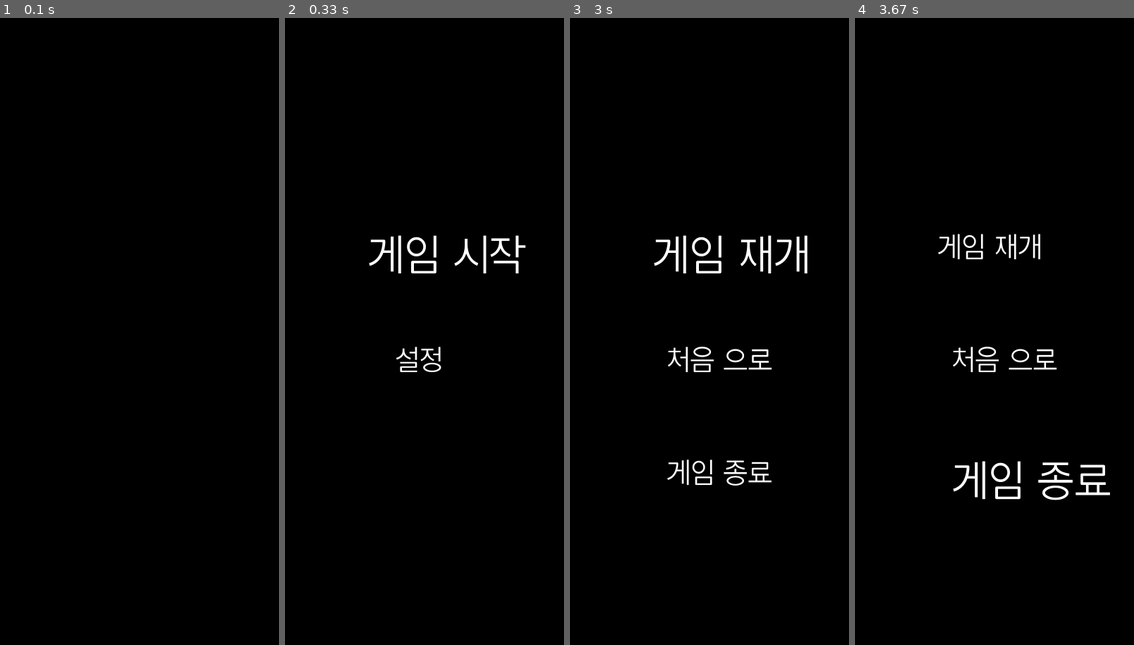
Above: before the commit, frames 1-4 (left to right).
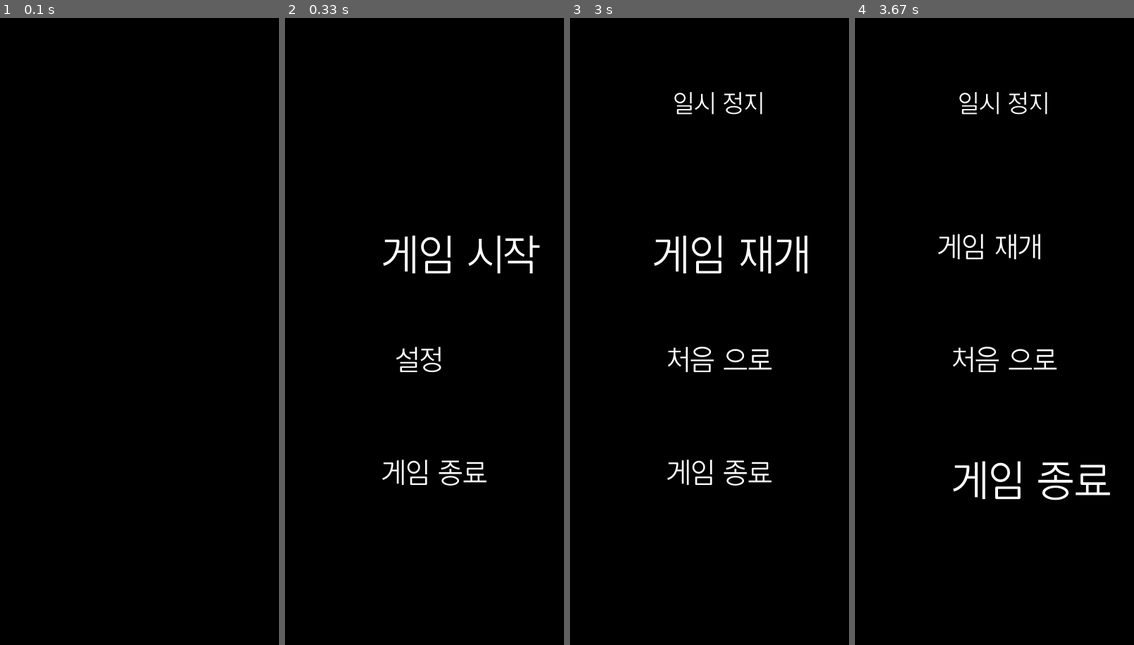
Above: after the commit, the same moments.

Repository: pygameprj/pygame
Game: pygame game, started from Pygame_t2.py
The game is run twice, just before and just after one commit, with the same random seed, the same clock (stepped at 60 frames per second) and the same inputs.
Inputs:
- Up to frame 1 (0.1 s): no input
- Up to frame 2 (0.33 s): no input
- Up to frame 3 (3 s): tap Keypad Enter at 0.33, 1.67 s; hold Space 0.67-1.13 s; hold Right 0.67-1.13 s; hold Esc 1.17-1.63 s; hold Right 1.17-1.63 s; hold Esc 2.13-2.6 s; hold Right 2.13-2.6 s
- Up to frame 4 (3.67 s): hold Down 3.13-3.6 s; hold Up from 3.63 s (still down)

Frame 1 is identical in both runs. In frame 2, 1.9% of the frame differs, in the area x 30-92%, y 34-75%; in frame 3, 0.3%; in frame 4, 0.3%.

Commit message:
초기화면에서 종료하는 기능, 변수 클래스에 리스트 추가

Diff:
--- a/Pygame_t2.py
+++ b/Pygame_t2.py
@@ -9,7 +9,6 @@
 WHITE = (255, 255, 255)
 GREEN = (0,255, 0)
 RED = (255, 0, 0)
-M_PER = 3 # 미사일 생성 확률 퍼센트
 addressTF = 1 # 상대경로는 0, 절대 경로는 1
 
 #파일 경로
@@ -52,6 +51,10 @@
 
 class initVar:
     def __init__(self):
+        self.missile_list = []
+        self.obstacle_list = []
+        self.boomissile_list = []
+
         self.player_HP = 10
         self.player_SPEED = 7
         self.missile_SPEED = 15
@@ -71,8 +74,11 @@
         self.damageAmount = 0
         self.m_STR = 1
         self.missile_STR = 1
-
-def initPlayer(player, init_var):
+        self.M_PER = 3 # 미사일 생성 확률 퍼센트
+        self.obs_SPEED = 2
+
+def initPlayer(player):
+    init_var = initVar()
     player.put_img(playerFile[addressTF])
     player.change_size(init_var.playerSizeX, init_var.playerSizeY)
     player.x = round((SCREEN_WIDTH - player.sx)/2)
@@ -80,7 +86,7 @@
     player.move = init_var.player_SPEED
     player.HP = init_var.player_HP
 
-def newMissile(m_list, init_var, player):
+def newMissile(init_var, player):
     missile = obj()  # missile
     missile.put_img(missileFile[addressTF])
     missile.change_size(init_var.missileSizeX, init_var.missileSizeY)
@@ -88,29 +94,29 @@
     missile.y = player.y - missile.y
     missile.move = init_var.missile_SPEED
     missile.STR = init_var.m_STR
-    m_list.append(missile)
-
-def newobs(obs_list, init_var, obs_SPEED = 2):
-    if random.random() < M_PER/100:
+    init_var.missile_list.append(missile)
+
+def newobs(state_var):
+    if random.random() < state_var.M_PER/100:
         obstacle = obj()  # devil
         obstacle.put_img(obsFile[addressTF])
-        obstacle.change_size(init_var.obsSizeX, init_var.obsSizeY)
+        obstacle.change_size(state_var.obsSizeX, state_var.obsSizeY)
         obstacle.x = random.randrange(0, SCREEN_WIDTH - obstacle.sx)
         obstacle.y = 10 + 40
-        obstacle.move = obs_SPEED
-        obstacle.HP = init_var.obs_HP
-        obs_list.append(obstacle)
-
-def makeBoom(boom_list, obj_list, delObj_list, init_var):
+        obstacle.move = state_var.obs_SPEED
+        obstacle.HP = state_var.obs_HP
+        state_var.obstacle_list.append(obstacle)
+
+def makeBoom(delObj_list, state_var):
     for i in range(len(delObj_list)):
-        obj_list[delObj_list[i]]
+        state_var.obstacle_list[delObj_list[i]]
         boom = obj()
         boom.put_img(boomFile[addressTF])
-        boom.change_size(init_var.boomX, init_var.boomY)
-        boom.x = obj_list[delObj_list[i]].x
-        boom.y = obj_list[delObj_list[i]].y
+        boom.change_size(state_var.boomX, state_var.boomY)
+        boom.x = state_var.obstacle_list[delObj_list[i]].x
+        boom.y = state_var.obstacle_list[delObj_list[i]].y
         boom.HP = 20 # 폭발 이펙트 지속 시간, 약 0.3초
-        boom_list.append(boom)
+        state_var.boomissile_list.append(boom)
         # pygame.mixer.music.stop()
         pygame.mixer.Sound(boomSoundFile[addressTF]).play()
         # pygame.mixer.music.play(-1)
@@ -160,32 +166,32 @@
     return count
 
 #충돌
-def hitObs(m_list, obs_list, boom_list, init_var):
+def hitObs(state_var):
     TF = False
-    delObs_list = []; delM_list = []
-
-    for i in range(len(m_list)):
-        for j in range(len(obs_list)):
-            if oLap(m_list[i], obs_list[j]):
-                m_list[i].HP -= 1; obs_list[j].HP -= 1
-                if  m_list[i].HP <= 0 and i not in delM_list: delM_list.append(i)
-                if obs_list[j].HP <= 0 and j not in delObs_list: delObs_list.append(j)
+    delobstacle_list = []; delmissile_list = []
+
+    for i in range(len(state_var.missile_list)):
+        for j in range(len(state_var.obstacle_list)):
+            if oLap(state_var.missile_list[i], state_var.obstacle_list[j]):
+                state_var.missile_list[i].HP -= 1; state_var.obstacle_list[j].HP -= 1
+                if  state_var.missile_list[i].HP <= 0 and i not in delmissile_list: delmissile_list.append(i)
+                if state_var.obstacle_list[j].HP <= 0 and j not in delobstacle_list: delobstacle_list.append(j)
                 TF = True
-    makeBoom(boom_list, obs_list, delObs_list, init_var)
-    init_var.obsCount += len(delObs_list)
-    delObjf(obs_list, delObs_list)
-    delObjf(m_list, delM_list)
+    makeBoom(delobstacle_list, state_var)
+    state_var.obsCount += len(delobstacle_list)
+    delObjf(state_var.obstacle_list, delobstacle_list)
+    delObjf(state_var.missile_list, delmissile_list)
 
     return TF
 
-def hitPlayer(player, obs_list, init_var):
-    TF = False; delObs_list = []
-    for j in range(len(obs_list)):
-        if oLap(obs_list[j], player):
-            obs_list[j].HP -= init_var.obs_HP
-            if obs_list[j].HP <= 0 and j not in delObs_list: delObs_list.append(j)
+def hitPlayer(player, state_var):
+    TF = False; delobstacle_list = []
+    for j in range(len(state_var.obstacle_list)):
+        if oLap(state_var.obstacle_list[j], player):
+            state_var.obstacle_list[j].HP -= state_var.obs_HP
+            if state_var.obstacle_list[j].HP <= 0 and j not in delobstacle_list: delobstacle_list.append(j)
             TF = True
-    delObjf(obs_list, delObs_list)
+    delObjf(state_var.obstacle_list, delobstacle_list)
     return TF
 
 #그리기 함수
@@ -195,24 +201,33 @@
     #     writeScore(screen, "게임 시작", 120, 300, color = WHITE, size = 40)
     #     writeScore(screen, "설정", 160, 460, color = WHITE, size = 40)
     if state == 0:
-        writeScore(screen, "게임 시작", 120, 300, color = WHITE, size = 60)
+        writeScore(screen, "게임 시작", 140, 300, color = WHITE, size = 60)
         writeScore(screen, "설정", 160, 460, color = WHITE, size = 40)
+        writeScore(screen, "게임 종료", 140, 620, color = WHITE, size = 40)
     elif state == 1:
-        writeScore(screen, "게임 시작", 120, 300, color = WHITE, size = 40)
+        writeScore(screen, "게임 시작", 140, 300, color = WHITE, size = 40)
         writeScore(screen, "설정", 160, 460, color = WHITE, size = 60)
+        writeScore(screen, "게임 종료", 140, 620, color = WHITE, size = 40)
+    elif state == 2:
+        writeScore(screen, "게임 시작", 140, 300, color = WHITE, size = 40)
+        writeScore(screen, "설정", 160, 460, color = WHITE, size = 40)
+        writeScore(screen, "게임 종료", 140, 620, color = WHITE, size = 60)
     return state
 
 def drawStop(screen, state = 0):
     screen.fill(BLACK)
     if state == 0:
+        writeScore(screen, "일시 정지", 150, 100, color = WHITE, size = 35)
         writeScore(screen, "게임 재개", 120, 300, color = WHITE, size = 60)
         writeScore(screen, "처음 으로", 140, 460, color = WHITE, size = 40)
         writeScore(screen, "게임 종료", 140, 620, color = WHITE, size = 40)
     elif state == 1:
+        writeScore(screen, "일시 정지", 150, 100, color = WHITE, size = 35)
         writeScore(screen, "게임 재개", 120, 300, color = WHITE, size = 40)
         writeScore(screen, "처음 으로", 140, 460, color = WHITE, size = 60)
         writeScore(screen, "게임 종료", 140, 620, color = WHITE, size = 40)
     elif state == 2:
+        writeScore(screen, "일시 정지", 150, 100, color = WHITE, size = 35)
         writeScore(screen, "게임 재개", 120, 300, color = WHITE, size = 40)
         writeScore(screen, "처음 으로", 140, 460, color = WHITE, size = 40)
         writeScore(screen, "게임 종료", 140, 620, color = WHITE, size = 60)
@@ -229,10 +244,14 @@
         key_event = pygame.key.get_pressed()
         if drawInit(screen, state) == 0 and (key_event[pygame.K_KP_ENTER]):
             break
-        if key_event[pygame.K_DOWN] and state < 1:
+        elif drawInit(screen, state) == 2 and (key_event[pygame.K_KP_ENTER]):
+            exit(0)
+        if key_event[pygame.K_DOWN] and state < 2:
             state +=1
+            time.sleep(0.2)
         if key_event[pygame.K_UP] and state > 0:
             state -= 1
+            time.sleep(0.2)
         pygame.display.flip()
 
 def stopDisplay(screen, clock):
@@ -257,25 +276,25 @@
             time.sleep(0.2)
         pygame.display.flip()
 
-def drawGame(screen, player, m_list, obs_list, boom_list):
+def drawGame(screen, player, state_var):
     screen.fill(BLACK)
     player.show(screen)
-    delBoom_list = []
-
-    for missile in m_list:
+    delBoomissile_list = []
+
+    for missile in state_var.missile_list:
         missile.show(screen)
-    for obstacle in obs_list:
+    for obstacle in state_var.obstacle_list:
         obstacle.show(screen)
 
-    for i in range(len(boom_list)):
-        boom_list[i].HP -= 1
-        if boom_list[i].HP > 0:
-            boom_list[i].show(screen)
-        elif boom_list[i] not in boom_list: delBoom_list.append(boom_list[i])
-
-    delObjf(delBoom_list, [i for i in range(len(delBoom_list))])
-
-def mainKey_event(player, missile_Sound, missile_list, obstacle_list, boom_list, count, screen, clock, init_var):
+    for i in range(len(state_var.boomissile_list)):
+        state_var.boomissile_list[i].HP -= 1
+        if state_var.boomissile_list[i].HP > 0:
+            state_var.boomissile_list[i].show(screen)
+        elif state_var.boomissile_list[i] not in state_var.boomissile_list: delBoomissile_list.append(state_var.boomissile_list[i])
+
+    delObjf(delBoomissile_list, [i for i in range(len(delBoomissile_list))])
+
+def mainKey_event(player, missile_Sound, count, screen, clock, state_var):
     # 4-2, 각종 입력 감지
     for event in pygame.event.get():
         if event.type == pygame.QUIT:
@@ -297,16 +316,18 @@
     #스패이스바 입력시 미사일 생성
     if key_event[pygame.K_SPACE] and count % 6 == 0:
         missile_Sound.play()
-        newMissile(missile_list, init_var, player)
+        newMissile(state_var, player)
         count = 0
     if key_event[pygame.K_ESCAPE]:
         pygame.mixer.music.stop()
         time.sleep(0.2)
         if stopDisplay(screen, clock):
             initDisplay(screen, clock) #Init display
-            missile_list.clear(), obstacle_list.clear(), boom_list.clear()
-            init_var.damageAmount = 0
-            initPlayer(player, init_var) #player state init
+            init_var = initVar()
+            state_var.missile_list.clear(), state_var.obstacle_list.clear(), state_var.boomissile_list.clear()
+            state_var.damageAmount = init_var.damageAmount
+            state_var.obsCount = init_var.obsCount
+            initPlayer(player) #player state init
         pygame.mixer.music.load(happythemeBGM[addressTF])
         pygame.mixer.music.play(-1)
 
@@ -336,23 +357,19 @@
     pygame.mixer.music.play(-1)
     missile_Sound = pygame.mixer.Sound(laserGunSound[addressTF])
     screen = pygame.display.set_mode((SCREEN_WIDTH, SCREEN_HEIGHT))
-    init_var = initVar()
-
+    state_var = initVar()
 
     # 2. 게임창 옵션 설정
     title = "My Game"
     pygame.display.set_caption(title)
 
     # 3. 게임내 필요한 설정
-    missile_list = []; obstacle_list = []; boom_list = []
     clock = pygame.time.Clock()
     count = 0 #미사일 지연
-    obs_SPEED = 2 # 장애물 속도
-
 
     initDisplay(screen, clock) #Init display
     player = obj()  # SpaceShip
-    initPlayer(player, init_var) #player state init
+    initPlayer(player) #player state init
 
     # 4. 메인 이벤트
     while True:
@@ -360,29 +377,29 @@
         # 4-1, FPS setting
         clock.tick(60)
         #check key_event
-        mainKey_event(player, missile_Sound, missile_list, obstacle_list, boom_list, count, screen, clock, init_var)
+        mainKey_event(player, missile_Sound, count, screen, clock, state_var)
 
         # random new obstacle
-        if init_var.obsCount/10: obs_SPEED = 2 + init_var.obsCount/10
-        newobs(obstacle_list, init_var, obs_SPEED)
+        if state_var.obsCount/10: state_var.obs_SPEED = 2 + state_var.obsCount/10
+        newobs(state_var)
 
         #move obj
-        UPObjf(missile_list)
-        DOWNObjf(obstacle_list)
+        UPObjf(state_var.missile_list)
+        DOWNObjf(state_var.obstacle_list)
 
         #delete obj when out
-        outObj(obstacle_list, player)
+        outObj(state_var.obstacle_list, player)
 
         #충돌시 오브젝트 파괴
-        if hitObs(missile_list, obstacle_list, boom_list, init_var):  init_var.damageAmount += 1
+        if hitObs(state_var):  state_var.damageAmount += 1
 
         #if player when hit, down HP
-        if hitPlayer(player, obstacle_list, init_var): downHP(player)
+        if hitPlayer(player, state_var): downHP(player)
 
         # 4-4, draw Display
-        drawGame(screen, player, missile_list, obstacle_list, boom_list)
-        writeScore(screen, "총 딜량", 10, 0, count = init_var.damageAmount)
-        writeScore(screen, "처리한 악마 수", 10, 20, count = init_var.obsCount)
+        drawGame(screen, player, state_var)
+        writeScore(screen, "총 딜량", 10, 0, count = state_var.damageAmount)
+        writeScore(screen, "처리한 악마 수", 10, 20, count = state_var.obsCount)
         writeScore(screen, "player HP", SCREEN_WIDTH-140, 00, count = player.HP, color =  GREEN)
         if ifGameOver(screen, player): break
 
Not shown, changed: README.md
